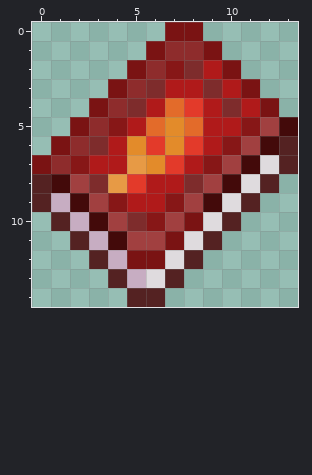
Pixel-art sprite: Items/Weapons/TomeOfFlames.png. The picture above is the old version.
The file is 28x32 pixels, drawn in blocks of 2x2; one block is one cell here. The old version is drawn lined up with the new one, on the new canvas.
And afterwards:
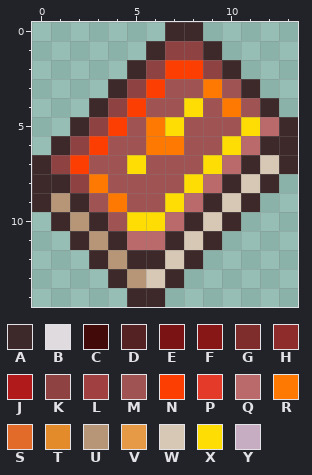
Palette (. is transparent): A #3d2929  B #dfdbde  C #430a0a  D #542222  E #7a1313  F #871717  G #7e2c2c  H #8e2c2c  J #b01a1a  K #8e4242  L #a14040  M #a05353  N #fd3e03  P #e33a2a  Q #ba6a6a  R #fe7902  S #e36b2a  T #e38b2a  U #b69676  V #e79a45  W #d7c7b5  X #fddd03  Y #c7adc2
Edits made:
canvas 14x16 -> 14x15 (the part of the old canvas that was cut away was empty and is not shown)
Changed rows in their new state; - is an unchanged pixel.
first column x 0:
 0 -------AA-----
 1 ------AKKA----
 2 -----AKNNKA---
 3 ----AKNMMRMA--
 4 ---AKNMMXMRMA-
 5 --AKNMRXMMMXQA
 6 -AKNMMRRMMXQAA
 7 AKNMMXMMMXQAWA
 8 AAKRMMMMXQAWA-
 9 AUAMRMMXQAWA--
10 -AUAMXXQAWA---
11 --AUAQQAWA----
12 ---AUAAWA-----
13 ----AUWA------
14 -----AA-------
